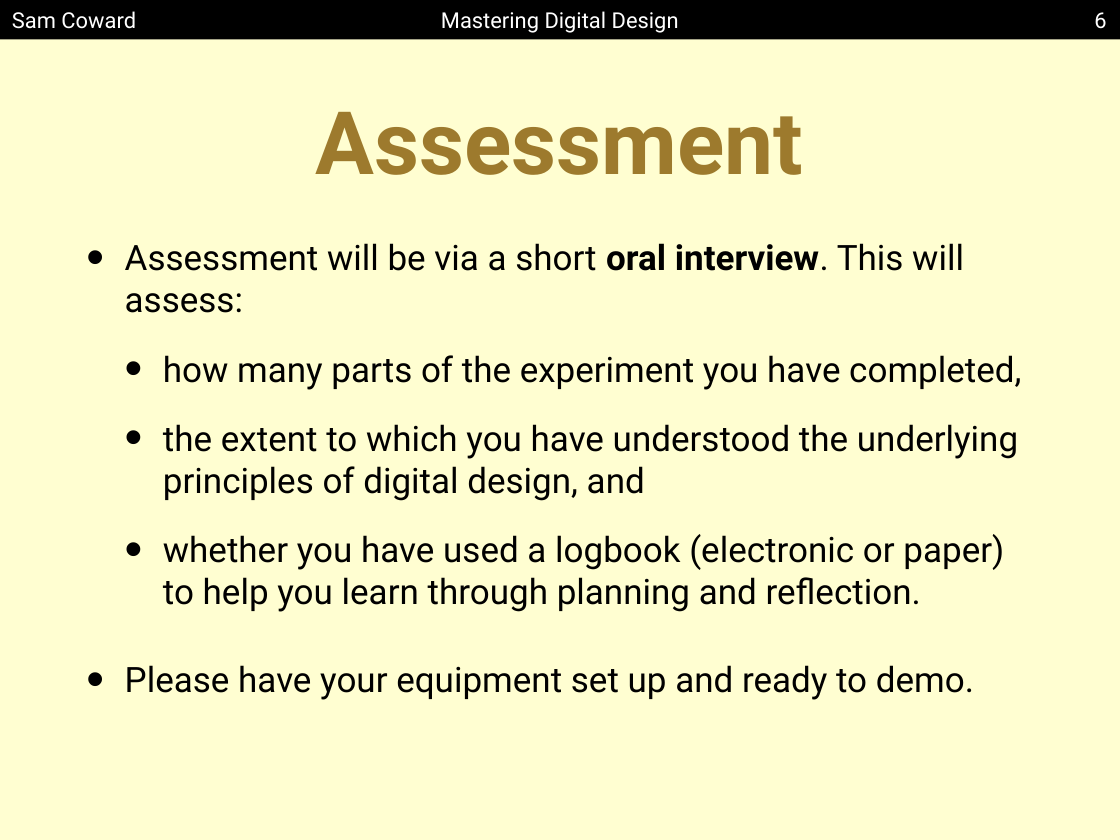
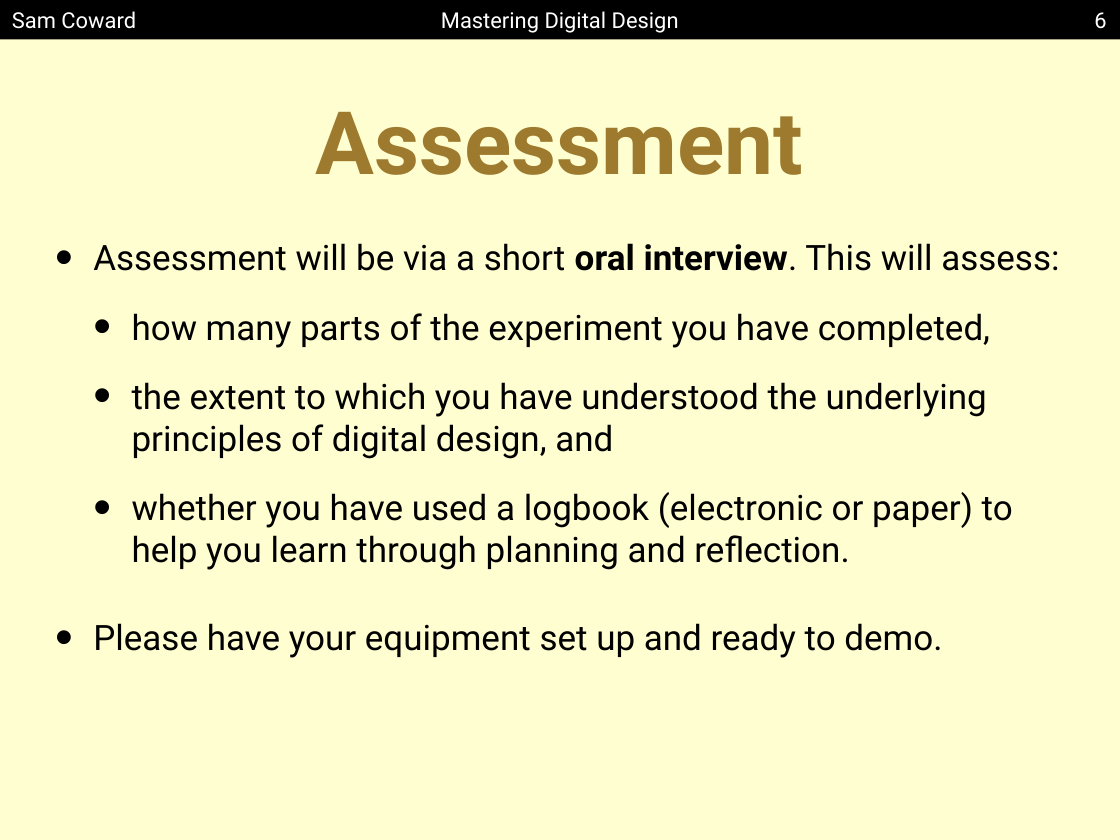
Before and after one commit to Mastering-Digital-Design/Lab-Module, a slide deck: slide 6 of lectures/lecture1.pptx. Drawn at 1120x840 pixels with LibreOffice and Linux fonts; fonts in the diff are those of the drawing. Boxes give left, top, right and bottom in pixels: in the first picture for what was removed or moved away, otherwise in the second. Text is boxed around its words. In the diff, an @@ line names an element or a change of style, - is before the commit and + after.

```diff
--- a/lectures/lecture1.pptx
+++ b/lectures/lecture1.pptx
@@ text "Assessment will be via a ..." rewrapped from box(125, 243, 1021, 700) to box(93, 243, 1059, 658) @@
```
Also in this commit, not shown: 1 other slide changed, 2 slides added.
